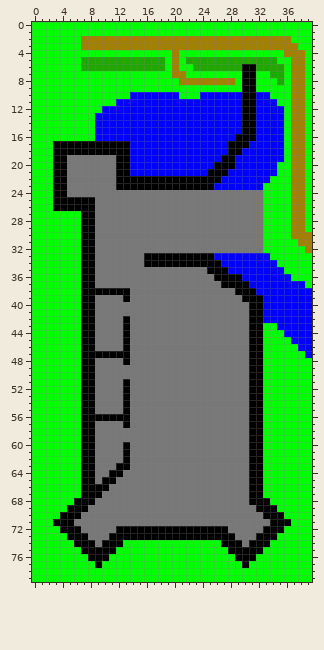
A sprite sheet gets an edit: res/levels/spawn.png. The picture above was drawn from the file before the commit.
The file is 40x80 pixels.
The result:
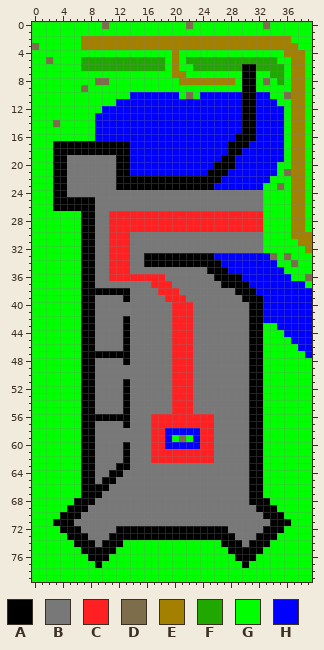
Palette (. is transparent): A #000000  B #787878  C #ff2121  D #7e6d4b  E #a48000  F #20a800  G #00ff00  H #0000ff
Difference:
Changed rows in their new state; - is an unchanged pixel.
first column x 0:
 0 ----------D-----------D----------D---
 3 D------------------------------------
 5 --D----------------------------------
 8 ---------DD----------------------D---
 9 -------D-----------------------------
10 ----------------------D-------------D
first column x 3:
14 D
first column x 35:
21 -D
23 D-
first column x 11:
27 CCCCCCCCCCCCCCCCCCCCCC-------
28 CCCCCCCCCCCCCCCCCCCCCC-------
29 CCCCCCCCCCCCCCCCCCCCCC-------
30 CCC--------------------------
31 CCC--------------------------
32 CCC--------------------------
33 CCC--------------------D-D---
34 CCC-----------------------D--
35 CCC--------------------------
36 CCCCCCCC--------------------D
37 ------CCC--------------------
38 -------CCC-------------------
39 --------CCC------------------
40 ---------CCC-----------------
41 ---------CCC-----------------
42 ---------CCC-----------------
43 ---------CCC-----------------
44 ---------CCC-----------------
45 ---------CCC-----------------
46 ---------CCC-----------------
47 ---------CCC-----------------
48 ---------CCC-----------------
49 ---------CCC-----------------
50 ---------CCC-----------------
51 ---------CCC-----------------
52 ---------CCC-----------------
53 ---------CCC-----------------
54 ---------CCC-----------------
55 ---------CCC-----------------
56 ------CCCCCCCCC--------------
57 ------CCCCCCCCC--------------
58 ------CCHHHHHCC--------------
59 ------CCHGDGHCC--------------
60 ------CCHHHHHCC--------------
61 ------CCCCCCCCC--------------
62 ------CCCCCCCCC--------------
